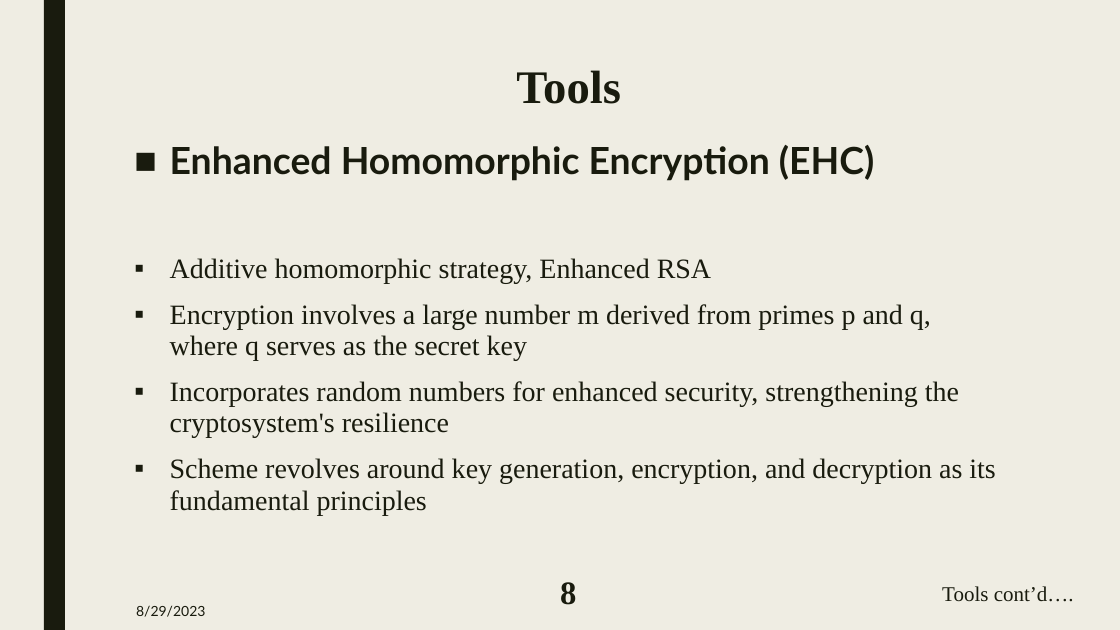
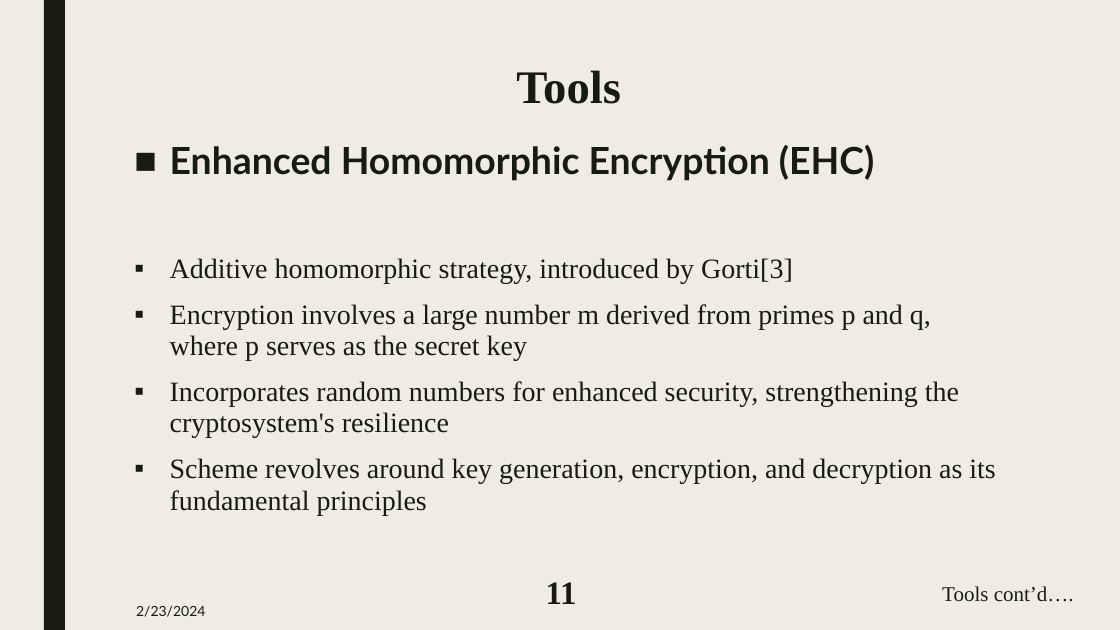
Before and after one commit to MAZHAR1807102/Thesis, a slide deck: slide 11 of 1807102-Predefence.pptx (slide 8 before the commit). Drawn at 1120x630 pixels with LibreOffice and Linux fonts; fonts in the diff are those of the drawing. Boxes give left, top, right and bottom in pixels: in the first picture for what was removed or moved away, otherwise in the second. Text is boxed around its words. In the diff, an @@ line names an element or a change of style, - is before the commit and + after.

```diff
--- a/1807102-Predefence.pptx
+++ b/1807102-Predefence.pptx
@@ text at [170, 258, 931, 361]: text changed @@
-▪ Additive homomorphic strategy, Enhanced RSA
-▪ Encryption involves a large number m derived from primes p and q, where q serves as the secret key
+▪ Additive homomorphic strategy, introduced by Gorti[3]
+▪ Encryption involves a large number m derived from primes p and q, where p serves as the secret key
@@ page number at [546, 582, 577, 604]: text changed @@
-8
+11
@@ text at [136, 605, 205, 617]: text changed @@
-8/29/2023
+2/23/2024
```
Also in this commit, not shown: 22 other slides changed, 9 slides added, 25 other files.
